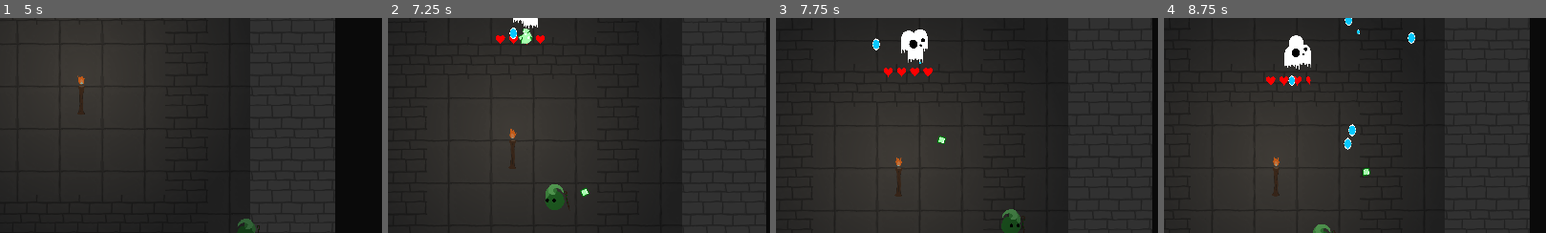
Above: before the commit, frames 1-4 (left to right).
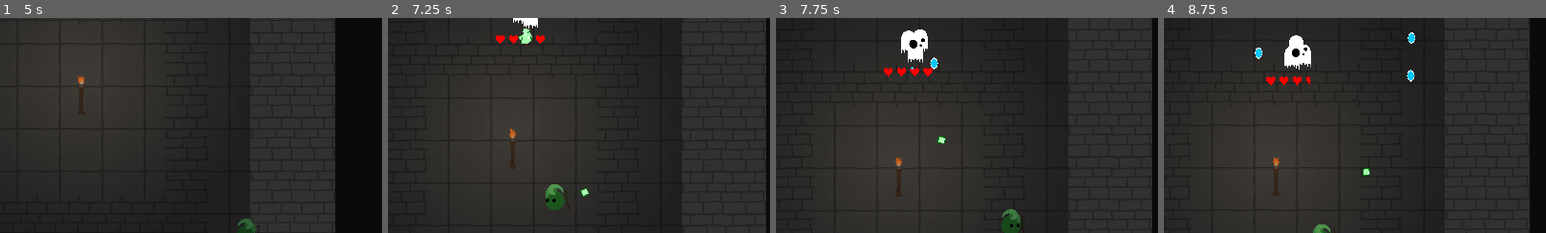
Above: after the commit, the same moments.

Repository: HoneyPony/impish-descent-future
Game: Godot game, scene res://levels/level3.tscn
The game is run twice, just before and just after one commit, with the same random seed, the same clock (stepped at 60 frames per second) and the same inputs. This scene is started directly instead of the project's main scene.
Inputs (mouse positions are % of the whole screen's width and height, from its top left):
- Up to frame 1 (5 s): click "Confirm" at 0.5 s; move the mouse to (72, 45) at 1.27 s; hold D (player_right) 1.28-2.03 s; move the mouse to (30, 55) at 2.02 s; move the mouse to (60, 28) at 2.77 s; hold D (player_right) 2.78-4.28 s; move the mouse to (45, 70) at 3.52 s; move the mouse to (80, 65) at 4.27 s
- Up to frame 2 (7.25 s): move the mouse to (20, 35) at 5.02 s; move the mouse to (55, 50) at 5.77 s; move the mouse to (35, 25) at 6.52 s; hold D (player_right) from 6.53 s (still down)
- Up to frame 3 (7.75 s): keep holding D (player_right); move the mouse to (72, 45) at 7.27 s
- Up to frame 4 (8.75 s): keep holding D (player_right); move the mouse to (30, 55) at 8.02 s
The pictures show only the part of the screen within x 24-74%, y 0-50%; the shares and areas given below are measured in that part.

Frame 1 is identical in both runs. In frame 2, less than 0.1% of the frame differs, in the area x 31-34%, y 4-10%; in frame 3, 0.2%; in frame 4, 0.5%, in the area x 23-66%, y 0-62%.

Commit message:
Buff resurrecter

Diff:
--- a/enemies/rotate_ghost.gd
+++ b/enemies/rotate_ghost.gd
@@ -36,7 +36,7 @@
 
 	shoot_timer -= delta
 	if shoot_timer <= 0:
-		shoot_timer = 0.75
+		shoot_timer = 1.25
 		var bullet = GS.EnemyProjectile2.instantiate()
 		add_child(bullet)
 
--- a/players/player.gd
+++ b/players/player.gd
@@ -186,7 +186,8 @@
 				# Make summoning eth guys very slow.
 				action_speed *= 0.25
 			else:
-				action_speed *= 0.333
+				# resurrecting can actually be quite fast.
+				action_speed *= 1.5
 
 var state: State = State.NO_ACTION
 var goal: Goals = Goals.GOAL_MELEE
@@ -304,7 +305,10 @@
 		return
 
 	if invulnerability > 0:
+		modulate = Color(1.5, 1, 1, 0.8)
 		invulnerability -= delta
+	else:
+		modulate = Color(1, 1, 1)
 
 	if ethereal_lifetime > 0.0:
 		ethereal_lifetime -= delta
@@ -642,7 +646,7 @@
 	body.hit_target(self)
 	# TODO: Check shields, etc
 	on_hit(body)
-	invulnerability = 1.0
+	invulnerability = 0.5
 
 	for i in range(0, 3):
 		if buffs[i] == GS.Buff.Shield:
@@ -666,8 +670,8 @@
 	is_dead = false
 
 	# Resurrected imps spawn with one shield?
-	#add_buff(GS.Buff.Shield)
-	invulnerability = 1.0
+	add_buff(GS.Buff.Shield)
+	#invulnerability = 1.0
 
 func die(killer_projectile):
 	if GS.has_won:
